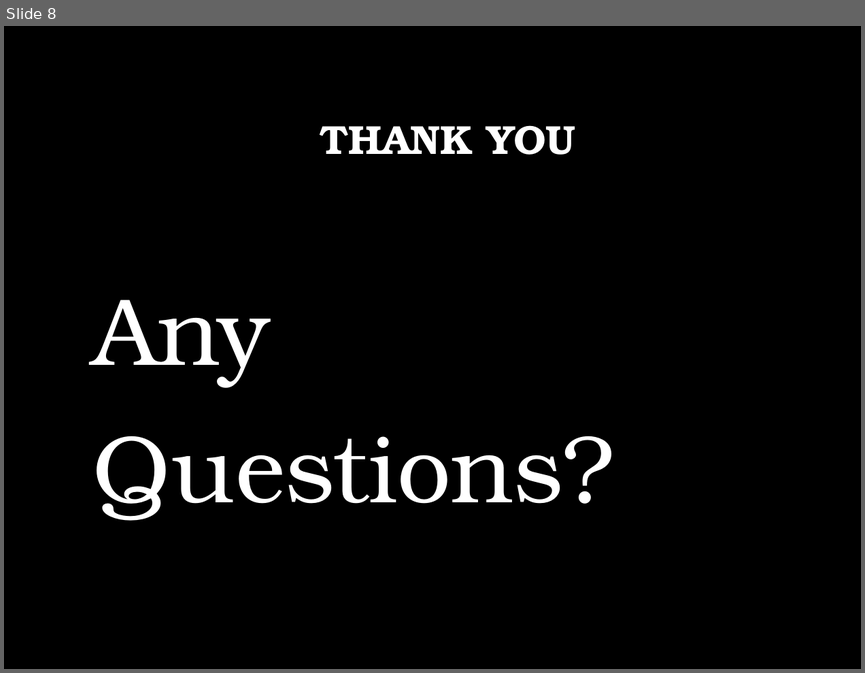
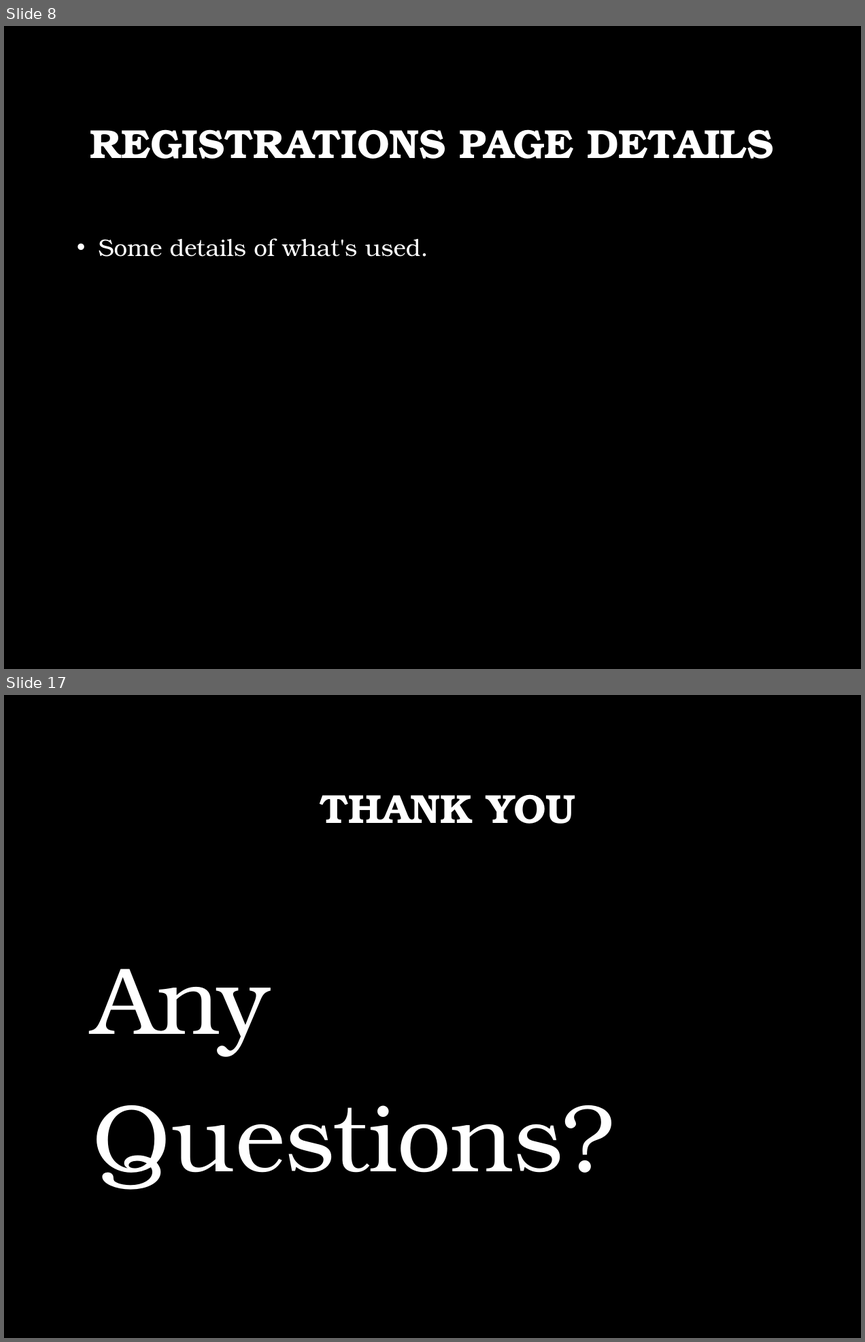
Before and after one commit to yuriiSY/Study-Buddy, a slide deck: Weekly Submissions/Week3/Presentation Week 3.pptx. Shown one above the other, each under a label of ours: slide 8 before the commit, slides 8 and 17 after it; the slides between them are not shown. The pictures are 865x673 and 865x1342 pixels, drawn with LibreOffice and Linux fonts; fonts in the diff are those of the drawing; background and template pictures are left out. Boxes give left, top, right and bottom in pixels: in the first picture for what was removed or moved away, otherwise in the second. Text is boxed around its words. In the diff, an @@ line names an element or a change of style, - is before the commit and + after.

Commit message:
V3
Needs touch-up on registration page update

```diff
--- a/Weekly Submissions/Week3/Presentation Week 3.pptx
+++ b/Weekly Submissions/Week3/Presentation Week 3.pptx
@@ slide 8 added at <box>4,26,861,669</box>, background picture (left out) @@
@@ title added at <box>90,129,774,159</box>, 34 pt, text #FFFFFF, bold @@
+REGISTRATIONS PAGE DETAILS
@@ text added at <box>99,238,428,257</box>, 20 pt, text #FFFFFF @@
+• Some details of what's used.
@@ what was slide 8 is now slide 17 @@
```
Also in this commit, not shown: 3 slides changed, 10 other slides added, 2 slides removed.
